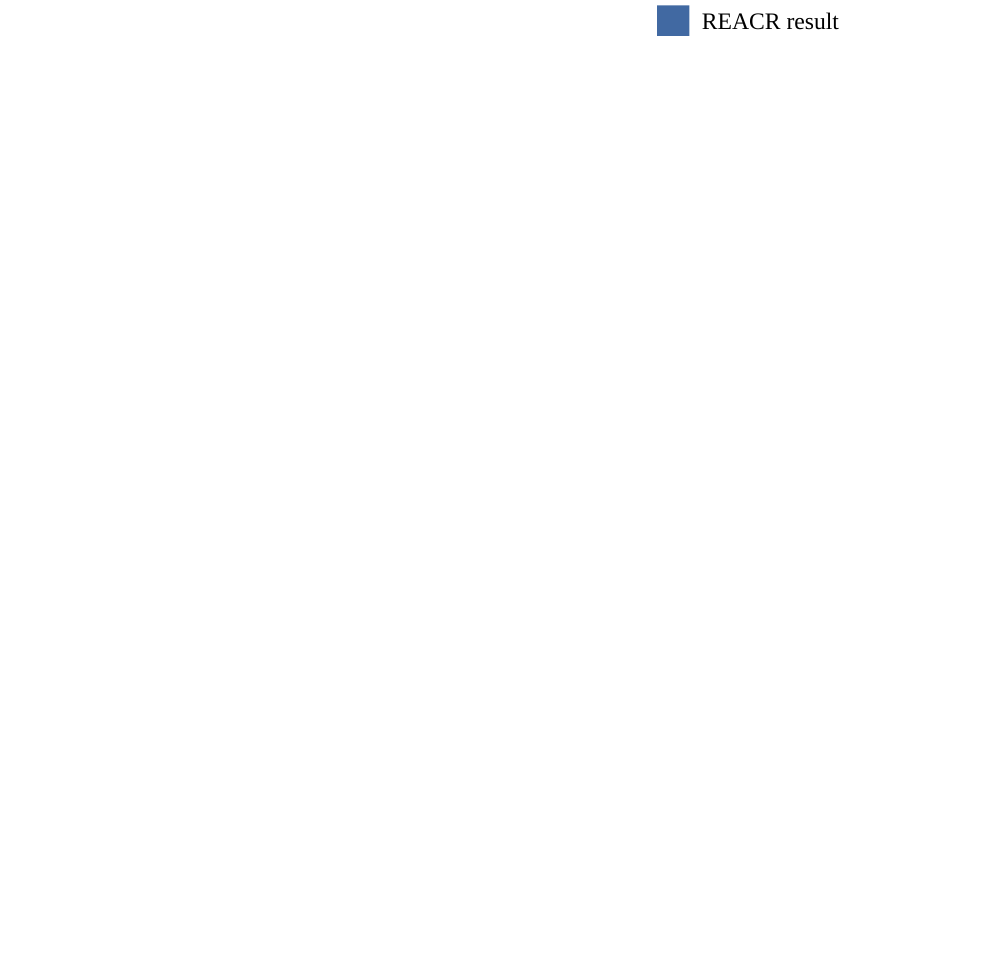
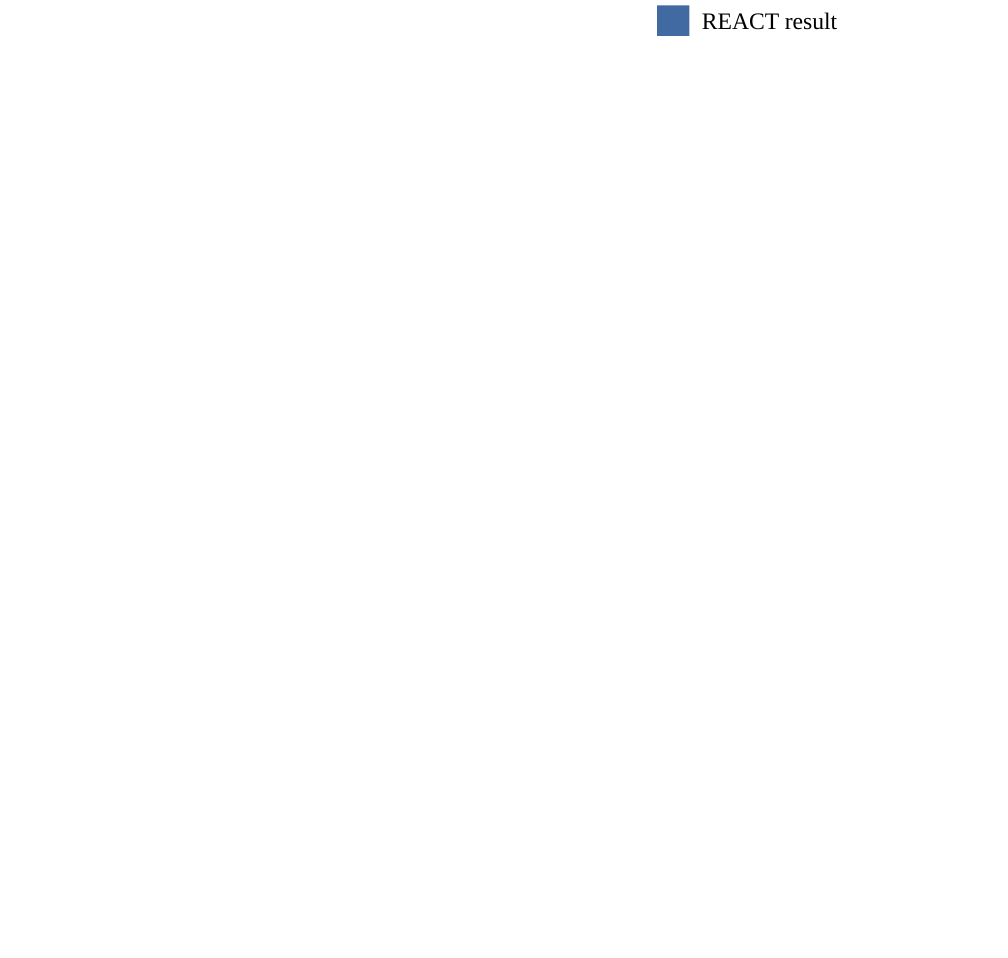
Before and after one commit to whlduzou/Final-Project-Wang-Hanlin, a slide deck: slide 1 of chart/chart.pptx. Drawn at 1008x958 pixels with LibreOffice and Linux fonts; fonts in the diff are those of the drawing; background and template pictures are left out. Boxes give left, top, right and bottom in pixels: in the first picture for what was removed or moved away, otherwise in the second. Text is boxed around its words. In the diff, an @@ line names an element or a change of style, - is before the commit and + after.

```diff
--- a/chart/chart.pptx
+++ b/chart/chart.pptx
@@ text at (702, 12, 837, 30): text changed @@
-REACR result
+REACT result
```
Also in this commit, not shown: 2 slides added, 2 slides removed.
